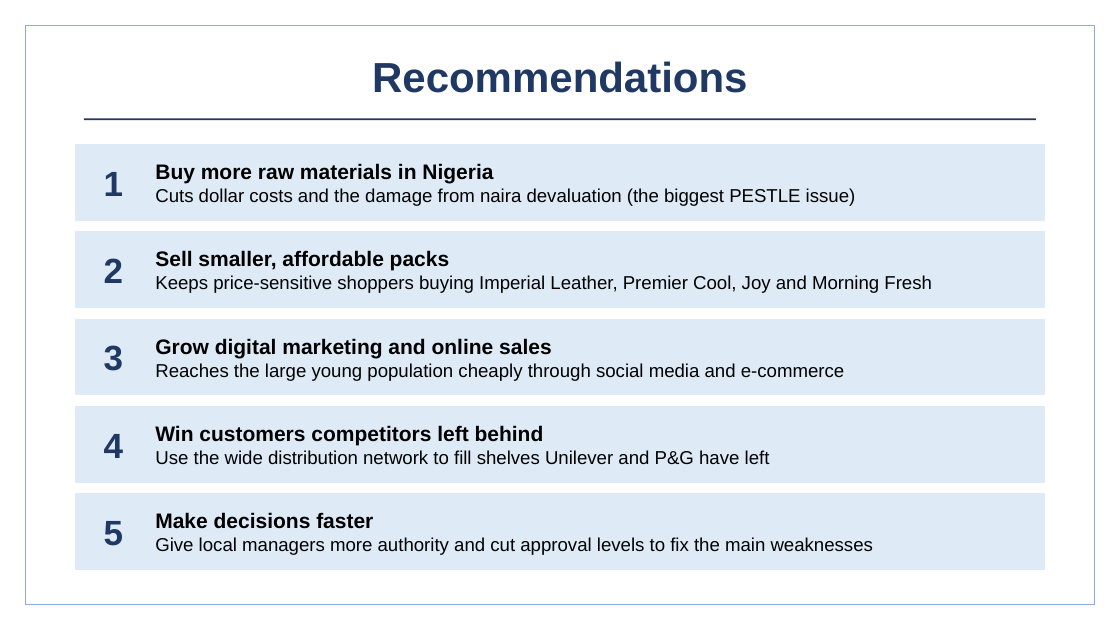
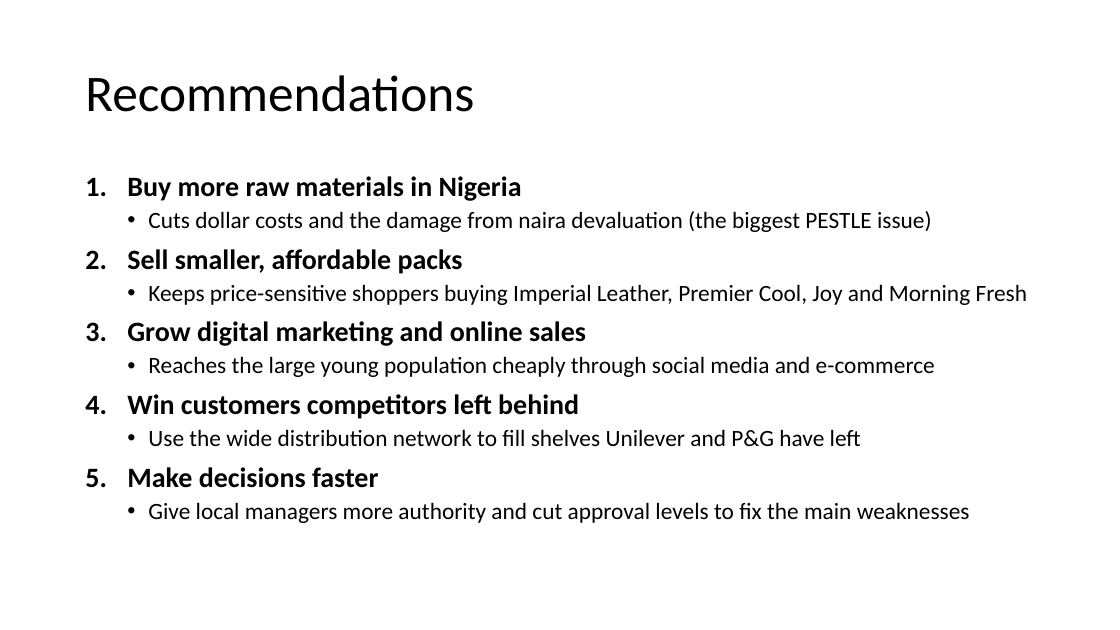
Before and after one commit to BadboyVee/BlackHoleeee, a slide deck: slide 13 of pz-analysis/PZ_Nigeria_Analysis.pptx (slide 12 before the commit). Drawn at 1120x630 pixels with LibreOffice and Linux fonts; fonts in the diff are those of the drawing. Boxes give left, top, right and bottom in pixels: in the first picture for what was removed or moved away, otherwise in the second. Text is boxed around its words. In the diff, an @@ line names an element or a change of style, - is before the commit and + after.

```diff
--- a/pz-analysis/PZ_Nigeria_Analysis.pptx
+++ b/pz-analysis/PZ_Nigeria_Analysis.pptx
@@ rectangle removed at (25,25,1095,605) @@
@@ title "Recommendations": place and size @@
-title "Recommendations" at (372,61,747,93)
+title "Recommendations" at (85,75,474,112)
@@ title "Recommendations" at (85,75,474,112): size 36 to 44 pt, font Arial to Calibri, text colour #1F3864 to #000000, bold off; alignment centre to left; line spacing 1 to 0.9 @@
@@ line removed from (84, 119) to (1036, 119) @@
@@ rectangle removed at (76,145,1044,220) @@
@@ text removed at (104,172,123,196) @@
-1
@@ text added at (127,176,1028,523), 20 pt, text #000000 @@
+1. Buy more raw materials in Nigeria
+  • Cuts dollar costs and the damage from naira devaluation (the biggest PESTLE issue)
+2. Sell smaller, affordable packs
+  • Keeps price-sensitive shoppers buying Imperial Leather, Premier Cool, Joy and Morning Fresh
+3. Grow digital marketing and online sales
+  • Reaches the large young population cheaply through social media and e-commerce
+4. Win customers competitors left behind
+  • Use the wide distribution network to fill shelves Unilever and P&G have left
+5. Make decisions faster
+  • Give local managers more authority and cut approval levels to fix the main weaknesses
@@ text removed at (155,163,856,206) @@
-Buy more raw materials in Nigeria
-Cuts dollar costs and the damage from naira devaluation (the biggest PESTLE issue)
@@ rectangle removed at (76,232,1044,308) @@
@@ text removed at (104,258,123,283) @@
-2
@@ text removed at (155,250,932,293) @@
-Sell smaller, affordable packs
-Keeps price-sensitive shoppers buying Imperial Leather, Premier Cool, Joy and Morning Fresh
@@ rectangle removed at (76,319,1044,395) @@
@@ text removed at (104,345,123,371) @@
-3
@@ text removed at (155,338,844,381) @@
-Grow digital marketing and online sales
-Reaches the large young population cheaply through social media and e-commerce
@@ rectangle removed at (76,407,1044,482) @@
@@ text removed at (104,434,123,458) @@
-4
@@ text removed at (155,425,770,465) @@
-Win customers competitors left behind
-Use the wide distribution network to fill shelves Unilever and P&G have left
@@ rectangle removed at (76,494,1044,570) @@
@@ text removed at (104,521,123,546) @@
-5
@@ text removed at (155,512,873,555) @@
-Make decisions faster
-Give local managers more authority and cut approval levels to fix the main weaknesses
```
Also in this commit, not shown: 12 other slides changed, 2 slides added, 10 other files.
